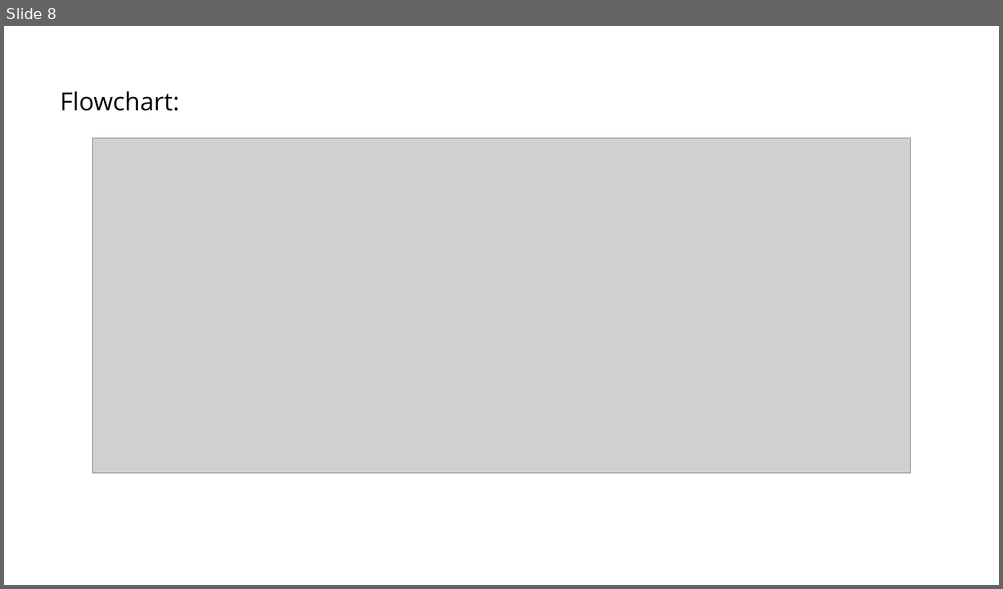
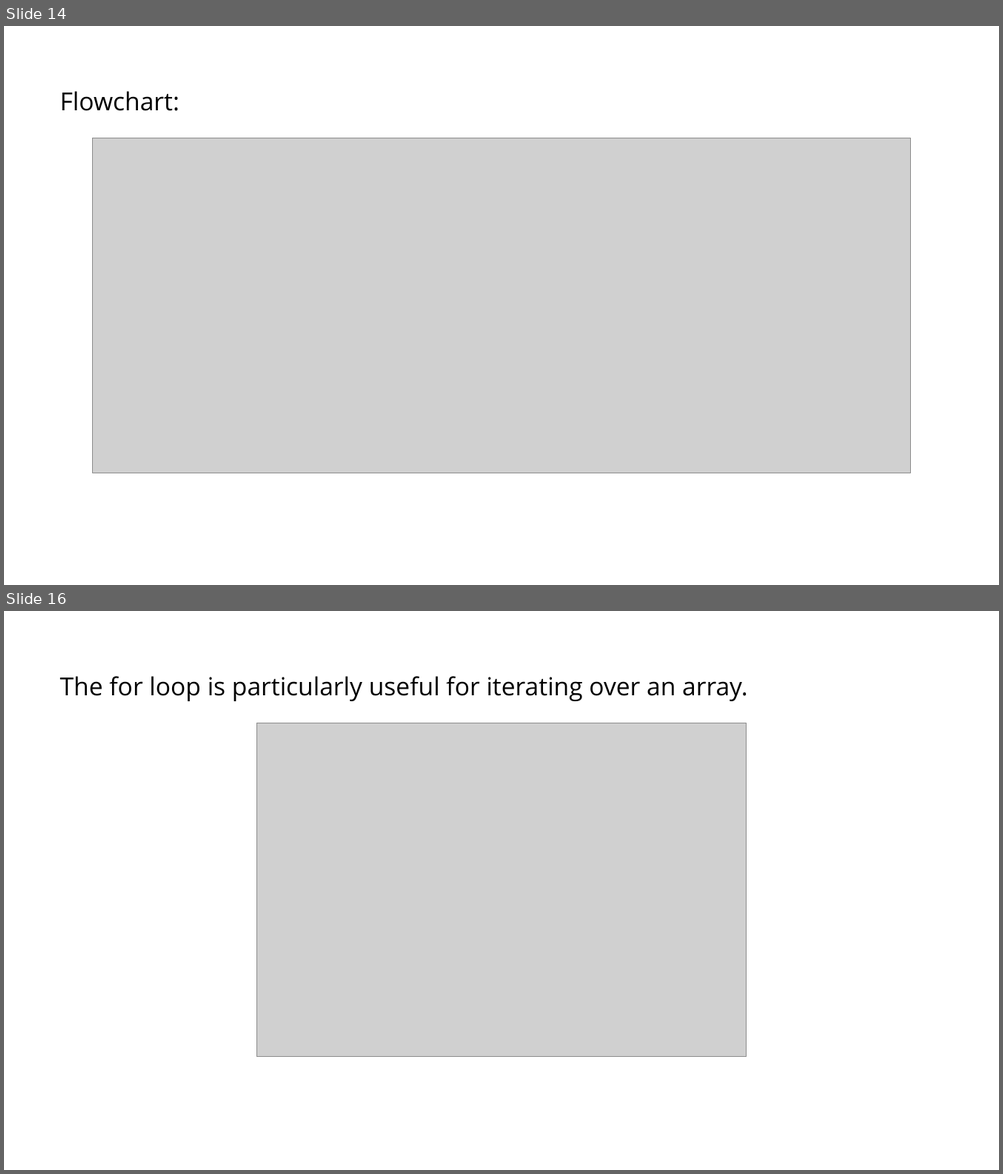
Before and after one commit to RostyslavSynenko/Lv-469.NodeJS, a slide deck: presentations/Loops. Error Handling, Strict mode.pptx. Shown one above the other, each under a label of ours: slide 8 before the commit, slides 14 and 16 after it; the slides between them are not shown. The pictures are 1003x589 and 1003x1174 pixels, drawn with LibreOffice and Linux fonts; fonts in the diff are those of the drawing; grey boxes stand for pictures; background and template pictures are left out. Boxes give left, top, right and bottom in pixels: in the first picture for what was removed or moved away, otherwise in the second. Text is boxed around its words. In the diff, an @@ line names an element or a change of style, - is before the commit and + after.

```diff
--- a/presentations/Loops. Error Handling, Strict mode.pptx
+++ b/presentations/Loops. Error Handling, Strict mode.pptx
@@ slide 16 added at [4, 611, 999, 1170], background #FFFFFF @@
@@ title added at [60, 676, 748, 701], 24 pt, text #000000 @@
+The for loop is particularly useful for iterating over an array.
@@ picture added at [257, 723, 746, 1057] @@
@@ what was slide 8 is now slide 14 @@
```
Also in this commit, not shown: 5 slides changed, 34 other slides added.
